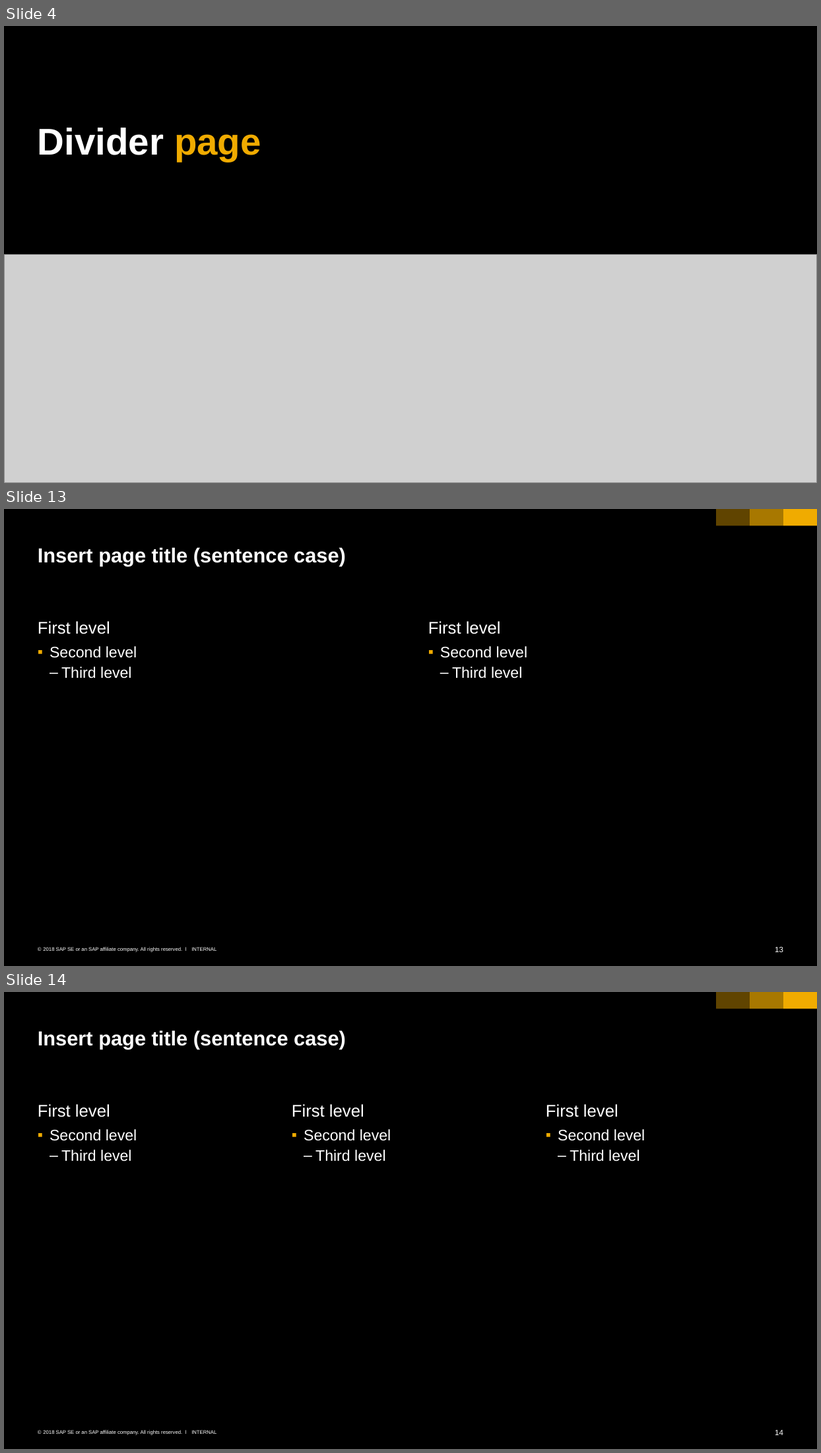
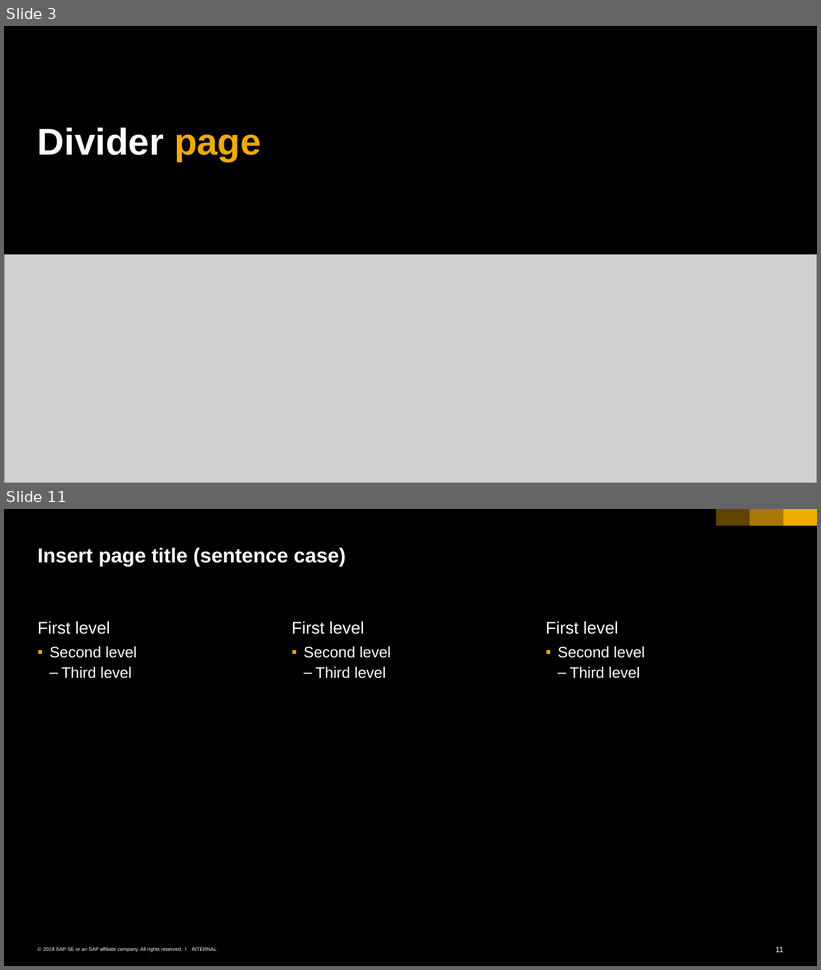
Before and after one commit to HackYourCareer/201805_HYC-devops-community_chapter2, a slide deck: presentation/dc_c2.pptx. Shown one above the other, each under a label of ours: slides 4, 13 and 14 before the commit, slides 3 and 11 after it; the slides between them are not shown. The pictures are 821x1453 and 821x970 pixels, drawn with LibreOffice and Linux fonts; fonts in the diff are those of the drawing; grey boxes stand for pictures. Boxes give left, top, right and bottom in pixels: in the first picture for what was removed or moved away, otherwise in the second. Text is boxed around its words. In the diff, an @@ line names an element or a change of style, - is before the commit and + after.

```diff
--- a/presentation/dc_c2.pptx
+++ b/presentation/dc_c2.pptx
@@ slide 13 removed at <box>4,509,817,966</box>, background #000000; not listed: 6 template elements that a slide beside it also shows @@
@@ title removed at <box>38,547,346,566</box> @@
-Insert page title (sentence case)
@@ text removed at <box>38,621,137,679</box> @@
-First level
-  ▪ Second level
-    – Third level
@@ text removed at <box>428,621,527,679</box> @@
-First level
-  ▪ Second level
-    – Third level
@@ what was slide 4 is now slide 3 @@
@@ what was slide 14 is now slide 11 @@
@@ page number at <box>776,947,783,953</box>: text changed @@
-14
+11
```
Also in this commit, not shown: 1 slide changed, 6 slides added, 8 other slides removed, 17 other files.
